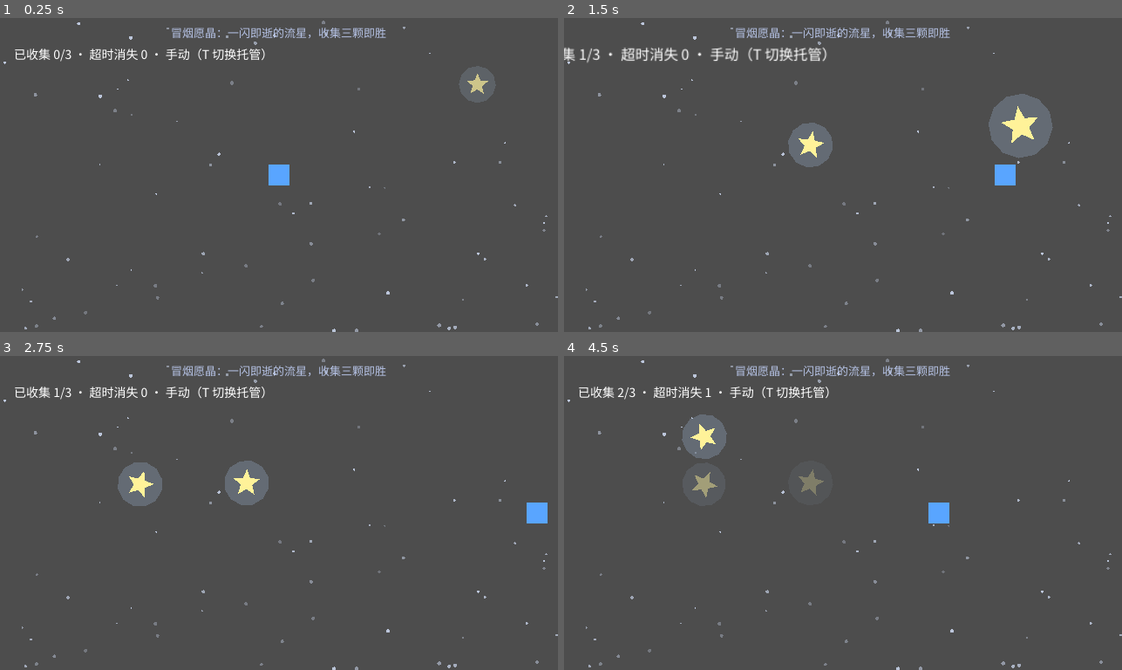
Above: before the commit, frames 1-4 (two rows, left to right).
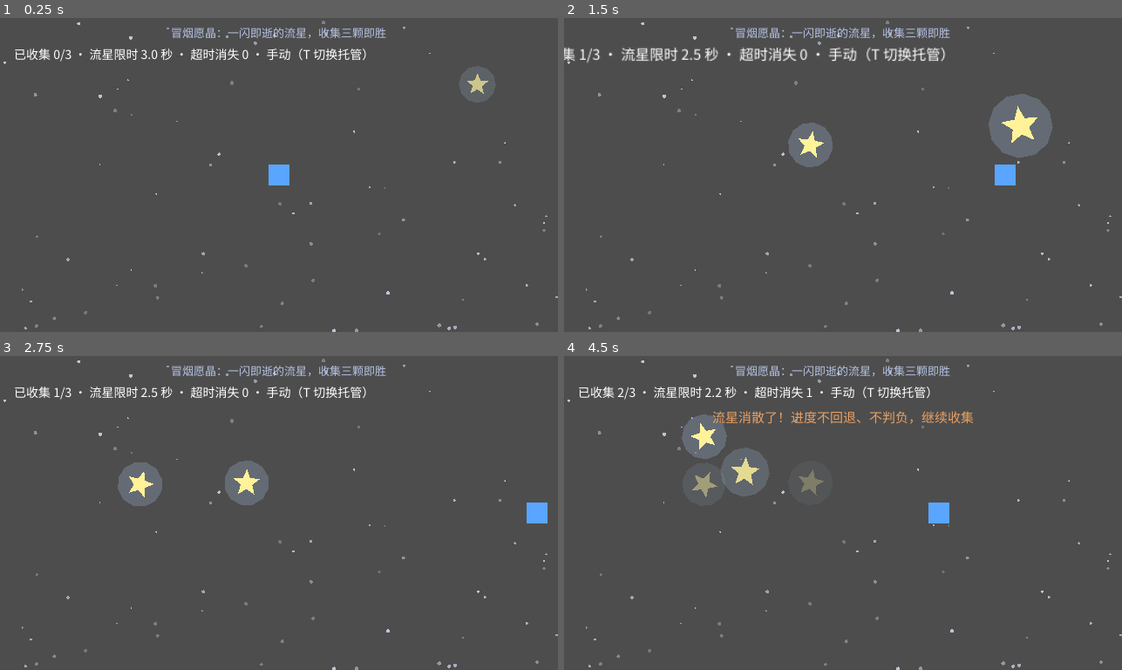
Above: after the commit, the same moments.

Repository: hl3w22bupt/myrd-playground
Game: Godot game, scene res://scenes/main.tscn
The game is run twice, just before and just after one commit, with the same random seed, the same clock (stepped at 60 frames per second) and the same inputs.
Inputs (mouse positions are in pixels of both pictures, inside the frame that each line leads up to):
- Up to frame 1 (0.25 s): no input
- Up to frame 2 (1.5 s): tap Enter (confirm) at 0.5 s; move the mouse to (965, 159) at 0.52 s; hold D (move_right) 0.53-1.25 s; hold Enter (confirm) 0.53-1.25 s; click (965, 159) at 0.67 s; tap Space at 0.77 s; drag from (731, 190) to (815, 237) at 1.27 s
- Up to frame 3 (2.75 s): move the mouse to (334, 443) at 2.02 s; hold D (move_right) from 2.03 s (still down); hold Enter (confirm) from 2.03 s (still down)
- Up to frame 4 (4.5 s): release D (move_right) at 2.75 s; release Enter (confirm) at 2.75 s; drag from (815, 575) to (675, 465) at 2.77 s; move the mouse to (1010, 560) at 3.52 s; hold A (move_left) 3.53-4.25 s; hold Enter (confirm) 3.53-4.25 s; tap Space at 3.77 s; drag from (675, 465) to (759, 434) at 4.27 s

The runs differ from the first frame. In frame 1, 0.9% of the frame differs, in the area x 16-66%, y 9-14%; in frame 2, 1.4%; in frame 3, 0.9%; in frame 4, 2.8%, in the area x 16-74%, y 9-45%.

Commit message:
feat(game-10): 难度梯度与漏收反馈，冒烟断言同步升级
- GameState 新增难度梯度：effective_lifetime/effective_spawn_interval 随收集进度收紧，
  曲线参数（decay/accel/下限）进 TUNING_META，可经 ?tuning= 调节
- Meteor 按生成时刻梯度快照寿命；Main 生成节奏走梯度并钳下限
- 漏收（流星消散）补明确非惩罚性反馈：HintLabel 提示 + 音效，说明进度不回退、不判负
- HUD 实时显示当前流星限时（梯度的可观察面）
- 冒烟新增两组断言：难度梯度生效（低于基准且钳下限）、漏收反馈接线；
  变异验证两组断言均能拦住各自声称要拦的缺陷
- 本地四道门禁全绿：preflight / smoke(240帧) / input-fuzz / playtest(3局)

Co-Authored-By: Claude <noreply@anthropic.com>

Diff:
--- a/games/game-10/autoload/game_state.gd
+++ b/games/game-10/autoload/game_state.gd
@@ -39,6 +39,15 @@
 var magnet_pull: float = 120.0
 ## 托管模式的操纵速度（px/s）。
 var autopilot_speed: float = 360.0
+## ── 难度梯度（随收集进度收紧；「越收越难」的曲线参数，留 ?tuning= 给人调）──
+## 每收集一颗流星，流星存在时长乘以该系数（<1 = 越收越短，转瞬即逝的梯度来源）。
+var lifetime_decay_per_collect: float = 0.85
+## 每收集一颗流星，流星生成间隔乘以该系数（<1 = 出现越来越密）。
+var spawn_accel_per_collect: float = 0.9
+## 流星存在时长的下限（秒）：梯度只加压到这条底线，保证后续流星始终可玩。
+var min_lifetime: float = 1.2
+## 流星生成间隔的下限（秒）。
+var min_spawn_interval: float = 0.5
 
 ## 可调键的元数据：键名 → {min, max, step}。调参面板按它生成滑杆，apply_tuning 按它钳制。
 ## 新增可调数值 = 上面加变量 + 这里加一行，两处都在本文件。
@@ -50,6 +59,10 @@
 	&"magnet_radius": {"min": 0.0, "max": 400.0, "step": 10.0},
 	&"magnet_pull": {"min": 0.0, "max": 300.0, "step": 10.0},
 	&"autopilot_speed": {"min": 120.0, "max": 600.0, "step": 10.0},
+	&"lifetime_decay_per_collect": {"min": 0.5, "max": 1.0, "step": 0.05},
+	&"spawn_accel_per_collect": {"min": 0.5, "max": 1.0, "step": 0.05},
+	&"min_lifetime": {"min": 0.8, "max": 4.0, "step": 0.1},
+	&"min_spawn_interval": {"min": 0.2, "max": 2.0, "step": 0.1},
 }
 
 
@@ -83,6 +96,19 @@
 	return score >= WIN_TARGET
 
 
+## 当前生效的流星存在时长（秒）：基准值随收集进度按梯度收紧，且钳在下限之上。
+## 难度梯度的唯一出处 —— 生成流星（Main）与冒烟断言都走这里，禁止各自另算一套。
+func effective_lifetime() -> float:
+	var scaled: float = meteor_lifetime * pow(lifetime_decay_per_collect, score)
+	return maxf(min_lifetime, scaled)
+
+
+## 当前生效的流星生成间隔（秒）：随收集进度按梯度收紧，且钳在下限之上。
+func effective_spawn_interval() -> float:
+	var scaled: float = spawn_interval * pow(spawn_accel_per_collect, score)
+	return maxf(min_spawn_interval, scaled)
+
+
 ## 应用调参覆盖（调参面板与壳页面 __GAME_TUNING__ 桥共用的唯一入口）：
 ## 只认 TUNING_META 声明的键、按 min/max 钳制；返回实际生效的键名列表。
 func apply_tuning(overrides: Dictionary) -> PackedStringArray:
--- a/games/game-10/scenes/main.tscn
+++ b/games/game-10/scenes/main.tscn
@@ -41,6 +41,19 @@
 offset_bottom = 54.0
 theme_override_font_sizes/font_size = 14
 text = "已收集 0/3"
+
+[node name="HintLabel" type="Label" parent="UI"]
+unique_name_in_owner = true
+visible = false
+anchors_preset = 10
+anchor_right = 1.0
+offset_top = 58.0
+offset_bottom = 82.0
+grow_horizontal = 2
+theme_override_font_sizes/font_size = 15
+theme_override_colors/font_color = Color(1, 0.72, 0.45, 0.95)
+text = "流星消散了！进度不回退，继续收集"
+horizontal_alignment = 1
 
 [node name="VictoryLayer" type="CanvasLayer" parent="."]
 unique_name_in_owner = true
--- a/games/game-10/scripts/main.gd
+++ b/games/game-10/scripts/main.gd
@@ -17,10 +17,13 @@
 const EDGE_MARGIN: float = 60.0
 ## 点击/触摸收集的热区加成（px）：手指命中宽容度。
 const TAP_SLACK: float = 18.0
+## 漏收提示的停留时长（秒）：到期后渐隐隐藏。
+const HINT_VISIBLE_SECONDS: float = 1.4
 
 @onready var player: Player = $Player
 @onready var meteors: Node2D = $Meteors
 @onready var hud_label: Label = %HudLabel
+@onready var hint_label: Label = %HintLabel
 @onready var victory_layer: CanvasLayer = %VictoryLayer
 @onready var victory_label: Label = %VictoryLabel
 @onready var restart_button: Button = %RestartButton
@@ -48,12 +51,14 @@
 	_spawn_cooldown -= delta
 	if _spawn_cooldown <= 0.0 and meteors.get_child_count() < MAX_METEORS:
 		_spawn_meteor()
-		_spawn_cooldown = GameState.spawn_interval
+		# 生成节奏走难度梯度：收集越多，下一颗出现得越快（钳在下限之上）。
+		_spawn_cooldown = GameState.effective_spawn_interval()
 	_apply_magnet_and_collect()
 	_steer_autopilot()
 
 
-## 生成一颗流星：场内随机位置（避开玩家近旁），限时存在由 Meteor 自管理。
+## 生成一颗流星：场内随机位置（避开玩家近旁），
+## 存在时长按生成时刻的难度梯度快照（收集越多寿命越短），限时与渐隐由 Meteor 自管理。
 func _spawn_meteor() -> void:
 	var rect := _play_rect()
 	var pos := Vector2.ZERO
@@ -66,6 +71,7 @@
 			break
 	var meteor: Meteor = METEOR_SCENE.instantiate()
 	meteor.position = pos
+	meteor.lifetime = GameState.effective_lifetime()
 	meteor.expired.connect(_on_meteor_expired)
 	meteors.add_child(meteor)
 
@@ -159,9 +165,28 @@
 
 
 ## 流星超时消失：不计入进度、进度不回退、不判负（验收标准 1/4 的状态面）。
+## 漏收给一条明确的非惩罚性反馈（提示 + 音效），说清「不回退、可继续」。
 func _on_meteor_expired(_meteor: Meteor) -> void:
 	expired_count += 1
-	_update_hud()
+	_show_hint("流星消散了！进度不回退、不判负，继续收集")
+	Juice.sfx(&"hit")
+	_update_hud()
+
+
+## 展示一条限时提示：停留 HINT_VISIBLE_SECONDS 后渐隐；重复调用以最新一条为准。
+func _show_hint(text: String) -> void:
+	hint_label.text = text
+	hint_label.visible = true
+	hint_label.modulate.a = 1.0
+	Juice.flash(hint_label, Color(1.0, 0.62, 0.3, 0.5), 0.22)
+	var tween := hint_label.create_tween()
+	tween.tween_interval(HINT_VISIBLE_SECONDS)
+	tween.tween_property(hint_label, "modulate:a", 0.0, 0.4)
+	tween.tween_callback(_hide_hint)
+
+
+func _hide_hint() -> void:
+	hint_label.visible = false
 
 
 ## 收集进度变化：HUD 实时刷新 + 反馈；满三颗立即判定胜利（验收标准 2/3）。
@@ -198,8 +223,10 @@
 
 func _update_hud() -> void:
 	var mode := "托管中" if GameState.autopilot else "手动"
-	hud_label.text = "已收集 %d/%d · 超时消失 %d · %s（T 切换托管）" % [
-		GameState.score, GameState.WIN_TARGET, expired_count, mode,
+	# 「流星限时」实时反映难度梯度：收集越多，新生成的流星存在越短（下限钳制生效时贴底）。
+	hud_label.text = "已收集 %d/%d · 流星限时 %.1f 秒 · 超时消失 %d · %s（T 切换托管）" % [
+		GameState.score, GameState.WIN_TARGET, GameState.effective_lifetime(),
+		expired_count, mode,
 	]
 
 
--- a/games/game-10/scripts/meteor.gd
+++ b/games/game-10/scripts/meteor.gd
@@ -15,6 +15,10 @@
 ## 渐隐消失时长（秒）：出现→渐隐消失的可观察阶段（验收标准 1）。
 const FADE_SECONDS: float = 0.25
 
+## 本颗流星的存在时长（秒）：Main 生成时按难度梯度快照（GameState.effective_lifetime()）；
+## 生成方没赋值时在 _ready 里兜底取当前梯度值（直接实例化也不炸）。
+var lifetime: float = 0.0
+
 var _age: float = 0.0
 var _collected: bool = false
 var _expired: bool = false
@@ -25,6 +29,9 @@
 
 
 func _ready() -> void:
+	# 存在时长快照兜底：正常路径由 Main 在 add_child 前赋值（生成时刻的难度梯度）。
+	if lifetime <= 0.0:
+		lifetime = GameState.effective_lifetime()
 	# 出现反馈：流星「闪现」入场（弹跳放大 + 闪光），转瞬即逝的观感来源之一。
 	scale = Vector2.ZERO
 	Juice.flash(self, Color(1, 1, 1, 0.55), 0.16)
@@ -37,8 +44,7 @@
 	if _collected:
 		return
 	_age += delta
-	var life: float = GameState.meteor_lifetime
-	if not _fading and life - _age <= 0.0:
+	if not _fading and lifetime - _age <= 0.0:
 		_begin_fade()
 	if _fading:
 		_fade_left -= delta
@@ -47,8 +53,8 @@
 			queue_free()
 		return
 	# 临近消失时闪烁提示（剩余寿命 < 25% 时高频明暗），强化「转瞬即逝」的紧迫感。
-	var remaining := life - _age
-	if remaining < life * 0.25:
+	var remaining := lifetime - _age
+	if remaining < lifetime * 0.25:
 		_body.self_modulate.a = 0.45 + 0.55 * absf(sin(_age * 14.0))
 	else:
 		_body.self_modulate.a = 1.0
@@ -62,7 +68,7 @@
 
 ## 剩余存在时长（秒）：调用方（冒烟选目标）用它挑寿命最长的一颗，避免注入投递期间过期。
 func time_left() -> float:
-	return maxf(GameState.meteor_lifetime - _age, 0.0)
+	return maxf(lifetime - _age, 0.0)
 
 
 ## 被收集（Main 在距离判定/点击命中后调用）：弹出放大 + 音效，随后移除。
--- a/games/game-10/tests/smoke.gd
+++ b/games/game-10/tests/smoke.gd
@@ -15,6 +15,9 @@
 ##   验收4 漏收不回退、不判负、可继续 → LIFE 断言 score 不回退 + 生成持续（TAP/RESTART 阶段仍有新星）+ 无失败终止条件
 ##   验收5 托管全程无人干预取胜 → WIN 阶段仅注入一次 toggle_autopilot，之后零输入直到胜利（AUTOPILOT_WIN）
 ##   重开入口 → RESTART 阶段：confirm 重开后 score=0/结算隐藏/流星重新生成
+## 玩法面补充断言（新交互 → 新断言）：
+##   难度梯度生效 → TAP 阶段：收集后 effective_lifetime/effective_spawn_interval 必须低于基准且钳在下限之上
+##   漏收反馈明确 → LIFE 阶段：流星消散后 HintLabel 可见且文案说明「消散/不回退」
 ##
 ## ⚠️ 输入注入分帧（error-signatures E-08）：action_press 与 parse_input_event 不在同帧混用。
 ## ⚠️ 测试加速：Engine.time_scale = 4（--quit-after 数的是 process 帧；4× 时间缩放让
@@ -67,6 +70,7 @@
 var _main: Node2D
 var _player: Player
 var _hud: Label
+var _hint: Label
 var _victory_layer: CanvasLayer
 var _victory_label: Label
 var _meteors: Node2D
@@ -106,6 +110,7 @@
 	else:
 		_player = _main.get_node_or_null("Player") as Player
 		_hud = _main.find_child("HudLabel", true, false) as Label
+		_hint = _main.find_child("HintLabel", true, false) as Label
 		_victory_layer = _main.find_child("VictoryLayer", true, false) as CanvasLayer
 		_victory_label = _main.find_child("VictoryLabel", true, false) as Label
 		_meteors = _main.get_node_or_null("Meteors") as Node2D
@@ -155,9 +160,11 @@
 				_goto(Phase.LIFE_WAIT_SPAWN)
 				# 解冻主场景 + 收紧寿命/生成节奏（走真实调参入口 apply_tuning），
 				# 让「生成→超时消失」在帧预算内可观测。
+				# ⚠️ spawn_interval=0.8 须高于 min_spawn_interval=0.5：难度梯度断言要求
+				# 「收集后有效间隔 < 基准」，若基准本身低于下限，钳制会把它抬高、断言必假失败。
 				_main.set_physics_process(true)
 				var applied: PackedStringArray = GameState.apply_tuning({
-					"meteor_lifetime": 1.5, "spawn_interval": 0.45,
+					"meteor_lifetime": 1.5, "spawn_interval": 0.8,
 				})
 				if not (applied.has("meteor_lifetime") and applied.has("spawn_interval")):
 					_failures.append("调参协议：apply_tuning 未生效 meteor_lifetime/spawn_interval（%s）" % [applied])
@@ -174,6 +181,13 @@
 				if GameState.score != _score_at_life_start:
 					_failures.append("验收1：流星超时消失后 score %d != %d（未收集的流星被计入进度）" % [
 						GameState.score, _score_at_life_start])
+				# 漏收反馈：消散瞬间必须有一条明确的非惩罚性提示（说清不判负、可继续）。
+				if _hint == null:
+					_failures.append("漏收反馈：Main 场景树找不到 HintLabel（UI 提示节点缺失，消散事件无反馈面）")
+				elif not _hint.visible:
+					_failures.append("漏收反馈：流星消散后 HintLabel 不可见（漏收反馈未接线）")
+				elif not (_hint.text.contains("消散") and _hint.text.contains("不回退")):
+					_failures.append("漏收反馈：提示文案未说明「消散且进度不回退」（实际：%s）" % _hint.text)
 				_goto(Phase.TAP_WAIT_SPAWN)
 			elif _phase_frames >= WAIT_EXPIRE_MAX:
 				_failures.append("验收1：等待 %d 帧没有流星超时消失（meteor_lifetime 计时或 expired 信号断裂）" % [WAIT_EXPIRE_MAX])
@@ -194,6 +208,7 @@
 				if _hud != null and not _hud.text.contains("已收集 %d/%d" % [GameState.score, GameState.WIN_TARGET]):
 					_failures.append("验收2：HUD 未实时显示「已收集 %d/%d」（实际：%s）" % [
 						GameState.score, GameState.WIN_TARGET, _hud.text])
+				_assert_difficulty_gradient()
 				_goto(Phase.AUTOPILOT_ON)
 		Phase.AUTOPILOT_ON:
 			if _phase_frames == 1:
@@ -370,6 +385,27 @@
 		_failures.append("玩家 %d 帧内位移 %.2fpx < 1px：InputMap 动作未生效或 _physics_process 未驱动 velocity" % [MOVE_FRAMES, travelled])
 
 
+## 难度梯度断言（新玩法面）：score>0 后，生成侧的有效寿命/生成间隔必须
+## ① 低于各自基准（梯度真的随进度收紧）；② 不低于各自下限（钳制在位，游戏不会难到不可玩）。
+func _assert_difficulty_gradient() -> void:
+	if GameState.score < 1:
+		return
+	var life: float = GameState.effective_lifetime()
+	var interval: float = GameState.effective_spawn_interval()
+	if life >= GameState.meteor_lifetime:
+		_failures.append("难度梯度：收集后有效寿命 %.2f 未低于基准 %.2f（梯度未随进度收紧）" % [
+			life, GameState.meteor_lifetime])
+	if interval >= GameState.spawn_interval:
+		_failures.append("难度梯度：收集后有效生成间隔 %.2f 未低于基准 %.2f（梯度未随进度收紧）" % [
+			interval, GameState.spawn_interval])
+	if life < GameState.min_lifetime - 0.001:
+		_failures.append("难度梯度：有效寿命 %.2f 低于下限 %.2f（下限钳制缺失，游戏会难到不可玩）" % [
+			life, GameState.min_lifetime])
+	if interval < GameState.min_spawn_interval - 0.001:
+		_failures.append("难度梯度：有效生成间隔 %.2f 低于下限 %.2f（下限钳制缺失）" % [
+			interval, GameState.min_spawn_interval])
+
+
 ## 调参工作台协议（SKILL.md §3C）：TUNING_META 非空；apply_tuning 应用已声明键、
 ## 拒绝未声明键、按 max 钳制；检查完必须把调过的值恢复原状（不污染被测状态）。
 func _check_tuning_protocol(game_state: Node) -> void:
